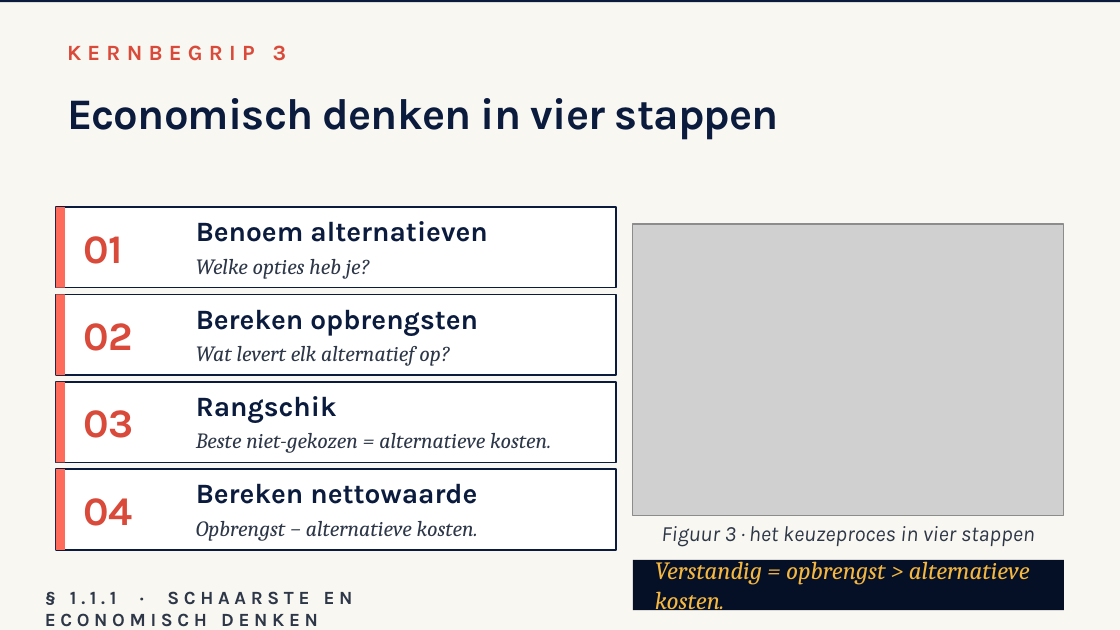
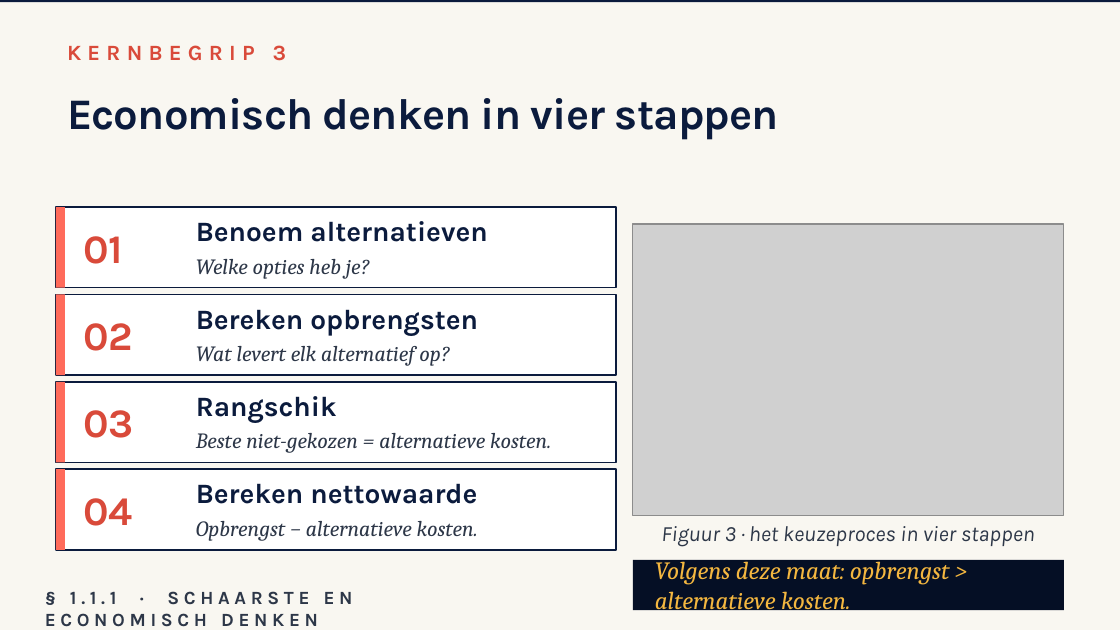
Before and after one commit to meijer1973/4veco-lessen, a slide deck: slide 5 of Boek 1 - Grondslagen, vraag en aanbod/1.1 Hoofdstuk Economisch denken en rekenen/1.1.1 Schaarste en economisch denken/1.1.1 Schaarste en economisch denken – presentatie.pptx. Drawn at 1120x630 pixels with LibreOffice and Linux fonts; fonts in the diff are those of the drawing; grey boxes stand for pictures. Boxes give left, top, right and bottom in pixels: in the first picture for what was removed or moved away, otherwise in the second. Text is boxed around its words. In the diff, an @@ line names an element or a change of style, - is before the commit and + after.

```diff
--- a/Boek 1 - Grondslagen, vraag en aanbod/1.1 Hoofdstuk Economisch denken en rekenen/1.1.1 Schaarste en economisch denken/1.1.1 Schaarste en economisch denken – presentatie.pptx
+++ b/Boek 1 - Grondslagen, vraag en aanbod/1.1 Hoofdstuk Economisch denken en rekenen/1.1.1 Schaarste en economisch denken/1.1.1 Schaarste en economisch denken – presentatie.pptx
@@ text at (655,557,949,614): text changed @@
-Verstandig = opbrengst > alternatieve kosten.
+Volgens deze maat: opbrengst > alternatieve kosten.
```
Also in this commit, not shown: 4 other slides changed, 42 other files.
